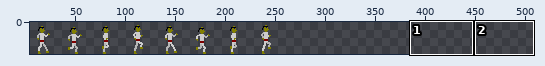
File history of a sprite sheet, ui/public/img/karate-walk-spritesheet.png. Above: a wide view before the commit, with the close-up outlined.
Close-up. First the earlier version:
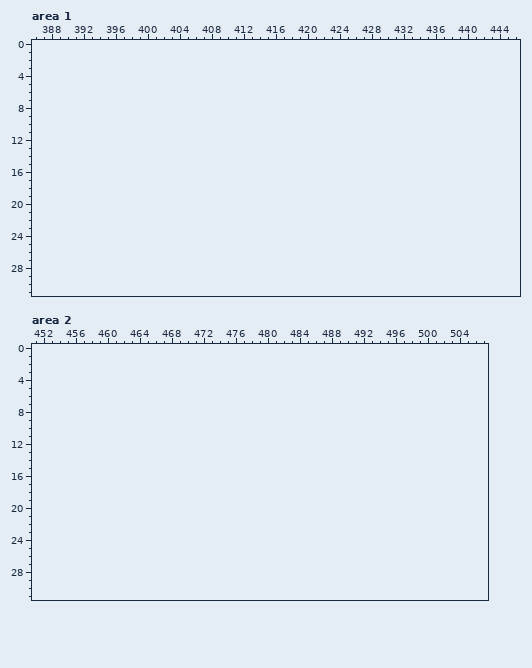
The file is 256x32 pixels. Pixels under 10% opacity are left out. Colours within 5 levels of each other are drawn and written as one. Shown: area 1: x 386..446, y 0..31; area 2: x 451..507, y 0..31. The old version is drawn lined up with the new one, on the new canvas. The wide view leaves out empty margins. The commit also changed other parts of the picture, which this record leaves out.
Once edited:
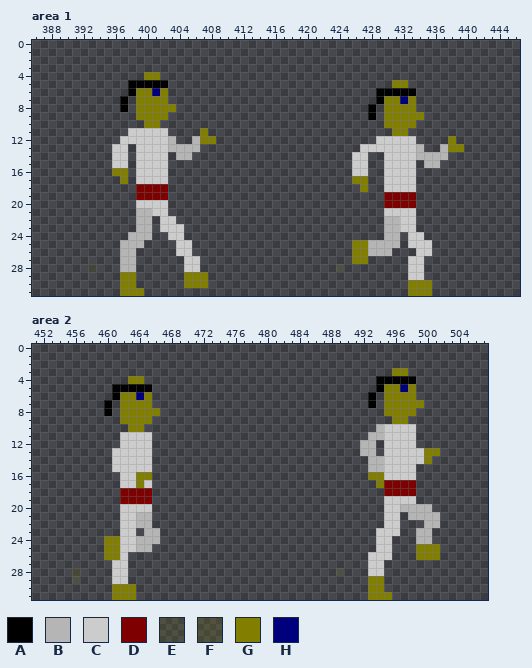
Palette (. is transparent): A #000000  B #b5b5b5  C #cccccc  D #7f0000  E #827f0024  F #827f002d  G #827f00  H #00007f
Diff:
canvas 256x32 -> 512x32
Area 1:
y 4: x 400..401 .. -> GG
y 5: x 398..402 ..... -> AAAAA; x 431..432 .. -> GG
y 6: x 398..402 ..... -> AGGHG; x 429..433 ..... -> AAAAA
y 7: x 397 . -> A; x 399..402 .... -> GGGG; x 429..433 ..... -> AGGHG
y 8: x 397 . -> A; x 399..403 ..... -> GGGGG; x 428 . -> A; x 430..433 .... -> GGGG
y 9: x 399..402 .... -> GGGG; x 428 . -> A; x 430..434 ..... -> GGGGG
y 10: x 400..401 .. -> GG; x 430..433 .... -> GGGG
y 11: x 398..402 ..... -> CCCCC; x 407 . -> G; x 431..432 .. -> GG
y 12: x 397..403 ....... -> CCCCCCB; x 406..408 ... -> BGG; x 429..433 ..... -> CCCCC; x 438 . -> G
y 13: x 396..397 .. -> CC; x 399..406 ........ -> CCCCBBBB; x 427..434 ........ -> CCCCCCCB; x 437..439 ... -> BGG
y 14: x 396..397 .. -> CC; x 399..402 .... -> CCCC; x 404..405 .. -> BB; x 426..427 .. -> CC; x 430..437 ........ -> CCCCBBBB
y 15: x 396..397 .. -> CC; x 399..402 .... -> CCCC; x 426..427 .. -> CC; x 430..433 .... -> CCCC; x 435..436 .. -> BB
y 16: x 396..397 .. -> GG; x 399..402 .... -> CCCC; x 426..427 .. -> CC; x 430..433 .... -> CCCC
y 17: x 397 . -> G; x 399..402 .... -> CCCC; x 426..427 .. -> GG; x 430..433 .... -> CCCC
y 18: x 399..402 .... -> DDDD; x 427 . -> G; x 430..433 .... -> CCCC
y 19: x 399..402 .... -> DDDD; x 430..433 .... -> DDDD
y 20: x 399..402 .... -> CCCC; x 430..433 .... -> DDDD
y 21: x 399..402 .... -> BBCC; x 430..433 .... -> CCCC
y 22: x 399..400 .. -> BB; x 402..403 .. -> CC; x 430..433 .... -> BBCC
y 23: x 399..400 .. -> BB; x 402..404 ... -> CCC; x 430..433 .... -> BBCC
y 24: x 398..400 ... -> BBB; x 403..404 .. -> CC; x 430..431 .. -> BB; x 433..434 .. -> CC
y 25: x 397..399 ... -> BBB; x 404..405 .. -> CC; x 426..431 ...... -> GGBBBB; x 433..435 ... -> CCC
y 26: x 397..398 .. -> BB; x 404..405 .. -> CC; x 426..430 ..... -> GGBBB; x 434..435 .. -> CC
y 27: x 397..398 .. -> BB; x 405..406 .. -> CC; x 426..427 .. -> GG; x 433..434 .. -> CC
y 28: x 393 . -> E; x 397..398 .. -> BB; x 405..406 .. -> CC; x 424 . -> E; x 433..434 .. -> CC
y 29: x 397..398 .. -> GG; x 405..407 ... -> GGG; x 433..434 .. -> CC
y 30: x 397..398 .. -> GG; x 405..407 ... -> GGG; x 433..435 ... -> GGG
y 31: x 397..399 ... -> GGG; x 433..435 ... -> GGG
Area 2:
y 3: x 496..497 .. -> GG
y 4: x 463..464 .. -> GG; x 494..498 ..... -> AAAAA
y 5: x 461..465 ..... -> AAAAA; x 494..498 ..... -> AGGHG
y 6: x 461..465 ..... -> AGGHG; x 493 . -> A; x 495..498 .... -> GGGG
y 7: x 460 . -> A; x 462..465 .... -> GGGG; x 493 . -> A; x 495..499 ..... -> GGGGG
y 8: x 460 . -> A; x 462..466 ..... -> GGGGG; x 495..498 .... -> GGGG
y 9: x 462..465 .... -> GGGG; x 496..497 .. -> GG
y 10: x 463..464 .. -> GG; x 494..498 ..... -> BCCCC
y 11: x 462..465 .... -> CCCC; x 493..498 ...... -> BBCCCC
y 12: x 462..465 .... -> CCCC; x 492..493 .. -> BB; x 495..498 .... -> CCCC
y 13: x 461..465 ..... -> CCCCC; x 492..493 .. -> BB; x 495..501 ....... -> CCCCCGG
y 14: x 461..465 ..... -> CCCCC; x 493..500 ........ -> BBCCCCCG
y 15: x 461..465 ..... -> CCCCC; x 493..498 ...... -> BBCCCC
y 16: x 462..465 .... -> CCGG; x 493..498 ...... -> GGCCCC
y 17: x 462..465 .... -> CCGC; x 494..498 ..... -> GDDDD
y 18: x 462..465 .... -> DDDD; x 495..498 .... -> DDDD
y 19: x 462..465 .... -> DDDD; x 495..498 .... -> CCCC
y 20: x 462..465 .... -> CCCC; x 495..500 ...... -> CCBBBB
y 21: x 462..465 .... -> CCBB; x 495..496 .. -> CC; x 498..501 .... -> BBBB
y 22: x 462..465 .... -> CCBB; x 495..496 .. -> CC; x 500..501 .. -> BB
y 23: x 462..463 .. -> CC; x 465..466 .. -> BB; x 494..496 ... -> CCC; x 499..500 .. -> BB
y 24: x 460..466 ....... -> GGCCBBB; x 494..495 .. -> CC; x 499..500 .. -> BB
y 25: x 460..465 ...... -> GGCCBB; x 494..495 .. -> CC; x 499..501 ... -> GGG
y 26: x 460..462 ... -> GGC; x 493..495 ... -> CCC; x 499..501 ... -> GGG
y 27: x 461..462 .. -> CC; x 493..494 .. -> CC
y 28: x 456 . -> F; x 461..462 .. -> CC; x 489 . -> E; x 493..494 .. -> CC
y 29: x 456 . -> E; x 461..462 .. -> CC; x 493..494 .. -> GG
y 30: x 461..463 ... -> GGG; x 493..494 .. -> GG
y 31: x 461..463 ... -> GGG; x 493..495 ... -> GGG
Changed places in both close-ups, as pixel boxes (x1, y1, x2, y2):
added: (88, 72, 216, 296)
added: (336, 80, 464, 296)
added: (360, 368, 440, 600)
added: (104, 376, 160, 600)
added: (72, 568, 80, 584)
added: (336, 568, 344, 576)
